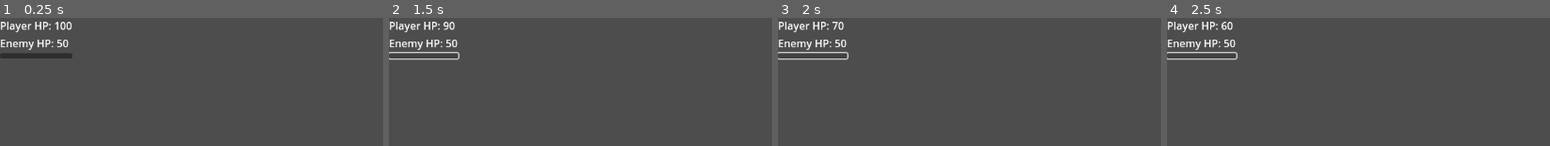
Above: before the commit, frames 1-4 (left to right).
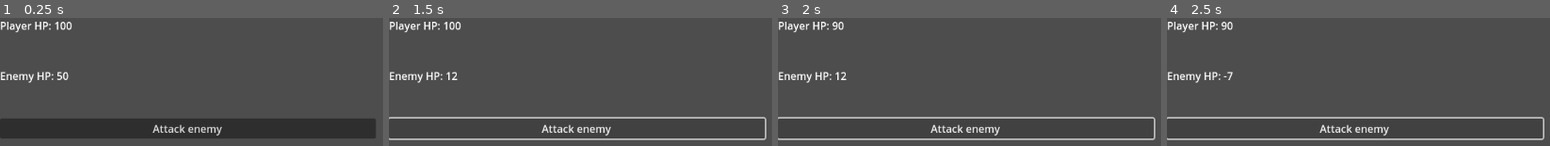
Above: after the commit, the same moments.

Repository: Levox98/make-a-gun
Game: Godot game, scene res://assets/scenes/BattleScene.tscn
Two runs of this game, one before a commit and one after it. Both use one fixed random seed, a clock stepped at 60 frames per second and the inputs below. The project has no main scene, so this scene is started directly.
Inputs (mouse positions are in pixels of both pictures, inside the frame that each line leads up to; where the layout moved, square brackets give the same spot in the first picture):
- Up to frame 1 (0.25 s): no input
- Up to frame 2 (1.5 s): click (576, 128) [423, 56] at 0.5 s; click (576, 128) [423, 56] at 1.25 s
- Up to frame 3 (2 s): no input
- Up to frame 4 (2.5 s): click (1354, 128) [1201, 56] at 2 s

The runs differ from the first frame. In frame 1, 17% of the frame differs, in the area x 0-99%, y 16-95%; in frame 2, 5.3%; in frame 3, 5.2%; in frame 4, 5.2%.

Commit message:
fixed player and enemy turn handling

Diff:
--- a/assets/scenes/BattleScene.tscn
+++ b/assets/scenes/BattleScene.tscn
@@ -1,27 +1,50 @@
-[gd_scene load_steps=5 format=3 uid="uid://pxb6wju33k4j"]
+[gd_scene load_steps=8 format=3 uid="uid://pxb6wju33k4j"]
 
 [ext_resource type="Script" path="res://assets/scripts/enemy.gd" id="1_4mw4u"]
 [ext_resource type="Script" path="res://assets/scripts/battle_manager.gd" id="1_qnk7v"]
 [ext_resource type="Script" path="res://assets/scripts/player.gd" id="2_xpv88"]
 [ext_resource type="Script" path="res://assets/scripts/battle_ui.gd" id="4_argb5"]
+[ext_resource type="Script" path="res://assets/scripts/weapon.gd" id="5_udmq1"]
+
+[sub_resource type="StyleBoxEmpty" id="StyleBoxEmpty_g66lf"]
+content_margin_bottom = 50.0
+
+[sub_resource type="StyleBoxEmpty" id="StyleBoxEmpty_g1me2"]
+content_margin_bottom = 50.0
 
 [node name="BattleScene" type="Node2D"]
 
 [node name="BattleUI" type="CanvasLayer" parent="."]
 script = ExtResource("4_argb5")
 
-[node name="VBoxContainer" type="VBoxContainer" parent="BattleUI"]
-offset_right = 40.0
-offset_bottom = 40.0
+[node name="Control" type="Control" parent="BattleUI"]
+layout_mode = 3
+anchor_right = 0.5
+anchor_bottom = 1.0
+grow_vertical = 2
 
-[node name="PlayerHealth" type="Label" parent="BattleUI/VBoxContainer"]
+[node name="VBoxContainer" type="VBoxContainer" parent="BattleUI/Control"]
+layout_mode = 1
+anchors_preset = 15
+anchor_right = 1.0
+anchor_bottom = 1.0
+grow_horizontal = 2
+grow_vertical = 2
+
+[node name="PlayerHealth" type="Label" parent="BattleUI/Control/VBoxContainer"]
+unique_name_in_owner = true
 layout_mode = 2
+theme_override_styles/normal = SubResource("StyleBoxEmpty_g66lf")
 
-[node name="EnemyHealth" type="Label" parent="BattleUI/VBoxContainer"]
+[node name="EnemyHealth" type="Label" parent="BattleUI/Control/VBoxContainer"]
+unique_name_in_owner = true
 layout_mode = 2
+theme_override_styles/normal = SubResource("StyleBoxEmpty_g1me2")
 
-[node name="AttackButton" type="Button" parent="BattleUI/VBoxContainer"]
+[node name="AttackButton" type="Button" parent="BattleUI/Control/VBoxContainer"]
+unique_name_in_owner = true
 layout_mode = 2
+text = "Attack enemy"
 
 [node name="BattleManager" type="Node" parent="." node_paths=PackedStringArray("player", "enemy", "ui")]
 script = ExtResource("1_qnk7v")
@@ -32,5 +55,9 @@
 [node name="Enemy" type="Node" parent="."]
 script = ExtResource("1_4mw4u")
 
-[node name="Player" type="Node" parent="."]
+[node name="Player" type="Node" parent="." node_paths=PackedStringArray("weapon")]
 script = ExtResource("2_xpv88")
+weapon = NodePath("Weapon")
+
+[node name="Weapon" type="Node" parent="Player"]
+script = ExtResource("5_udmq1")
--- a/assets/scripts/battle_manager.gd
+++ b/assets/scripts/battle_manager.gd
@@ -32,11 +32,15 @@
 		enemy_turn()
 
 
-func player_turn() -> void:
-	print("Player's turn, waiting for input")
+func player_attack() -> void:
 	player.attack(enemy)
 	ui.update_ui()
 	next_turn()
+
+
+func player_turn() -> void:
+	print("Player's turn, waiting for input")
+	player.can_attack = true
 
 
 func enemy_turn() -> void:
--- a/assets/scripts/battle_ui.gd
+++ b/assets/scripts/battle_ui.gd
@@ -1,9 +1,9 @@
 class_name BattleUI extends CanvasLayer
 
 
-@onready var player_hp_label: Label = $VBoxContainer/PlayerHealth
-@onready var enemy_hp_label: Label = $VBoxContainer/EnemyHealth
-@onready var attack_button: Button = $VBoxContainer/AttackButton
+@onready var player_hp_label: Label = %PlayerHealth
+@onready var enemy_hp_label: Label = %EnemyHealth
+@onready var attack_button: Button = %AttackButton
 
 
 var player: Player
@@ -28,5 +28,5 @@
 
 
 func _on_attack_pressed() -> void:
-	battle_manager.player_turn()
+	battle_manager.player_attack()
 	update_ui()
--- a/assets/scripts/player.gd
+++ b/assets/scripts/player.gd
@@ -1,9 +1,13 @@
 class_name Player extends Node
+
+signal attacked
 
 
 @export var player_name: String = "Player"
 @export var health: int = 100
 @export var weapon: Weapon # reference to the player's weapon
+
+var can_attack: bool = false
 
 
 func _ready() -> void:
@@ -18,10 +22,14 @@
 
 
 func attack(target: Enemy) -> void:
+    if !can_attack:
+        pass
+
     if weapon:
         var damage = weapon.calculate_damage()
         print(name + " attacks for " + str(damage) + " damage!")
         target.take_damage(damage)
+        attacked.emit()
 
 
 func die() -> void:
--- a/assets/scripts/weapon.gd
+++ b/assets/scripts/weapon.gd
@@ -3,6 +3,11 @@
 
 @export var base_damage: int = 10
 @export var parts: Dictionary = {}
+
+
+func _ready() -> void:
+    add_part("barrel", randi_range(1, 10))
+    add_part("stock", randi_range(2, 5))
 
 
 func add_part(part_name: String, effect) -> void:
